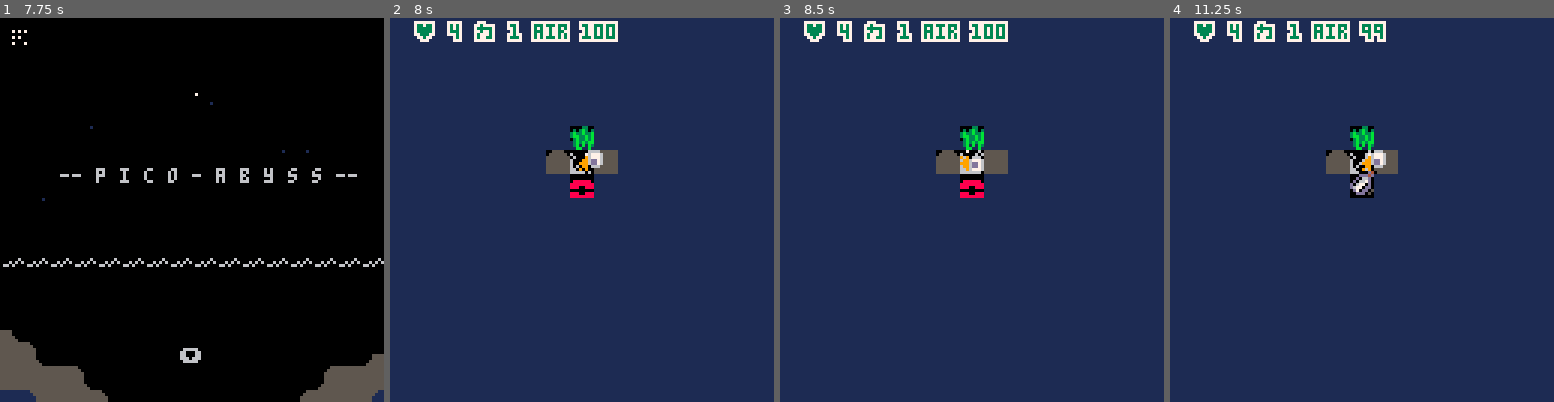
Above: before the commit, frames 1-4 (left to right).
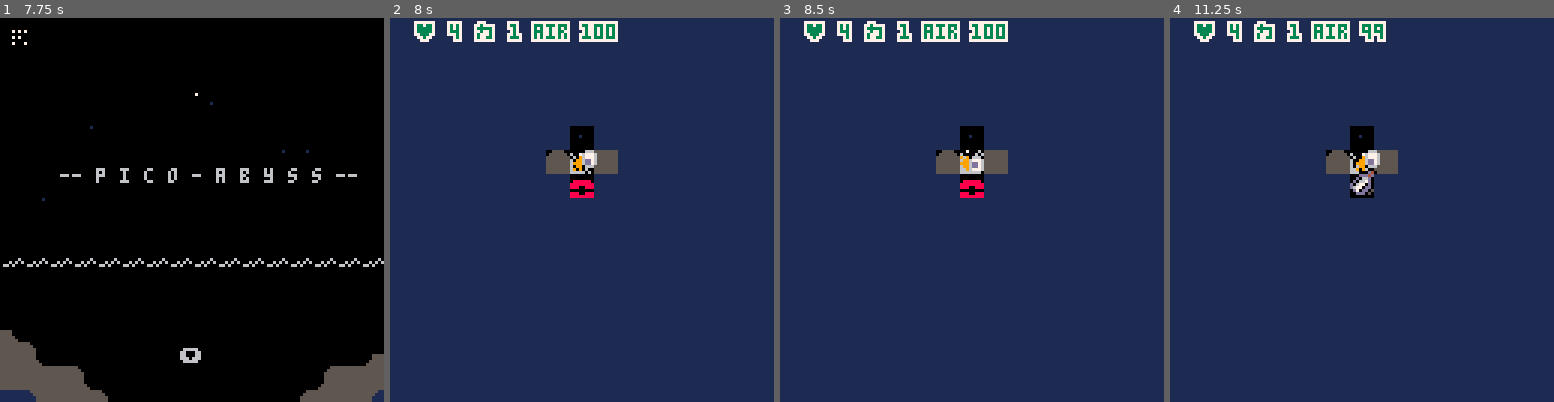
Above: after the commit, the same moments.

Repository: chebastian/picoabyss
Game: PICO-8 cartridge rouge.p8
Same seed, same stepped clock (60 frames per second), same inputs: the game is played once before the commit and once after it.
Inputs:
- Up to frame 1 (7.75 s): tap X (X key) at 0.33, 1.07, 1.85, 2.97, 4.08, 5.2, 6.32, 7.43 s; tap O (Z key) at 0.7, 1.7, 2.1, 2.5, 2.9, 3.3, 3.7, 4.1, 4.5, 4.9, 5.3, 5.7, 6.1, 6.5, 6.9, 7.3, 7.7 s; hold Right 1.6-2.1 s; hold Up 2.15-2.42 s; hold Right 2.47-3.03 s; hold Left 3.08-3.58 s; hold Down 3.63-3.97 s; hold Right 4.02-4.68 s; hold Up 4.73-5.03 s; hold Left 5.08-5.68 s; hold Down 5.73-6.03 s; hold Right 6.08-6.58 s; hold Right 6.63-7.13 s; hold Up 7.18-7.45 s; hold Right from 7.5 s (still down)
- Up to frame 2 (8 s): keep holding Right
- Up to frame 3 (8.5 s): release Right at 8.07 s; tap O (Z key) at 8.1 s; hold Left from 8.12 s (still down)
- Up to frame 4 (11.25 s): tap O (Z key) every 0.4 s from 8.5 to 10.9 s; tap X (X key) at 8.55, 9.67, 10.78 s; release Left at 8.62 s; hold Down 8.67-9 s; hold Right 9.05-9.72 s; hold Up 9.77-10.07 s; hold Left 10.12-10.72 s; hold Down 10.77-11.07 s; hold Right from 11.12 s (still down)

Frame 1 is identical in both runs. In frame 2, 0.6% of the frame differs, in the area x 46-56%, y 28-40%; in frame 3, 0.3%; in frame 4, 0.6%.

Commit message:
cleanup generators

Diff:
--- a/game.lua
+++ b/game.lua
@@ -6,24 +6,6 @@
 	_splshy = 140
 	_idweed = 19
 	_idclam = 29
-
-	--
-	-- generators
-	--
-	_genweed =
-	{
-	id = _idweed,
-	r  = 400,
-	pred = function(sig)
-		return sig_match(sig,0b1010000,0b00001111)
-					or sig_match(sig,0b0101000,0b00001111)
-	end
-	}
-	_genclam =
-	{
-	id = _idclam,
-	r  = 100
-	}
 
 	--
 	-- spr flags
--- a/gen.lua
+++ b/gen.lua
@@ -554,12 +554,11 @@
 
 function add_slimes()
   mapsig(function(x, y, sig)
-    local r1, r2, r3 = rnd(1000),
-        rnd(1000),
+    local r1, r3 = rnd(1000),
         rnd(1000)
     if not chk_solidx(x, y) and not sld_ent_at(p(x,y)) then
       if gen_traps(x, y, sig, r1) then
-      elseif gen_tiles(x, y, sig, r2) then
+      elseif gen_tiles(x, y, sig) then
       elseif gen_mobs(x, y, sig, r3) then
       end
     end
@@ -567,23 +566,23 @@
 end
 
 function gen_traps(x, y, sig, r)
-  if not chk_solidx(x, y) then
-    if sig == 0 and r <= 100 then
-      add_trap(_mobacid, p(x, y))
-      return true
-    end
+  if sig == 0 and r <= 100 then
+    add_trap(_mobacid, p(x, y))
+    return true
   end
   return false
 end
 
-function gen_tiles(x, y, sig, r)
+function gen_tiles(x, y, sig)
+  local tilesarr = csv_to_arr("1,2,2,2,2,0,0,0,0,0")
+  local idx = arr_choose(tilesarr)
   local po = p(x,y)
-  if _genweed.pred(sig)
-      and r <= _genweed.r
-  then
+	local weedSig =	sig_match(sig,0b1010000,0b00001111)
+					or sig_match(sig,0b0101000,0b00001111)
+  if weedSig and idx == 2 then
     add_fmob(_mobgrass, po, true)
     return true
-  elseif r < _genclam.r then
+  elseif idx == 1 then
     add_fmob(_mobchest, po, false)
     return true
   end
Not shown, changed: todo.md
